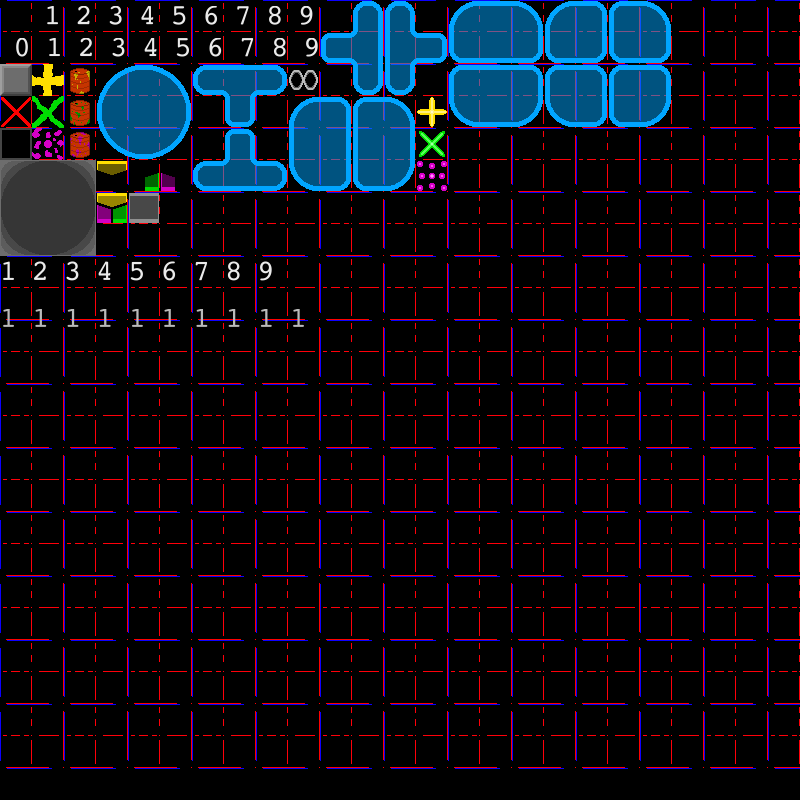
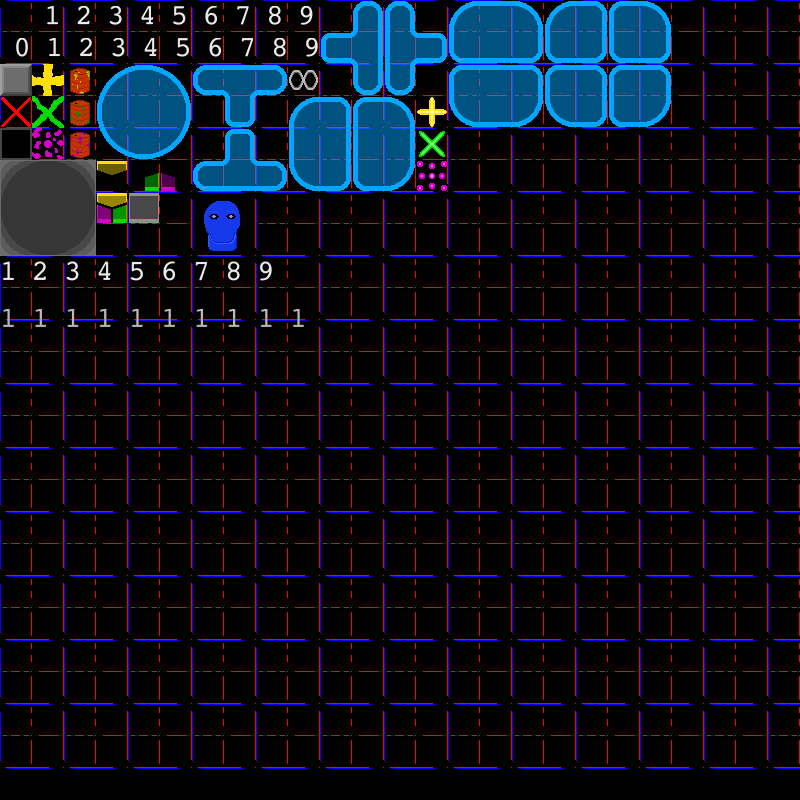
Comparing the layer stacks of the two (800, 800) images. Changes:
painted on "Calque de dessin 1" over box(195, 195, 251, 252)
painted on "grille" over box(195, 195, 251, 252)
painted on "Arrière-plan" over box(195, 195, 251, 252)
